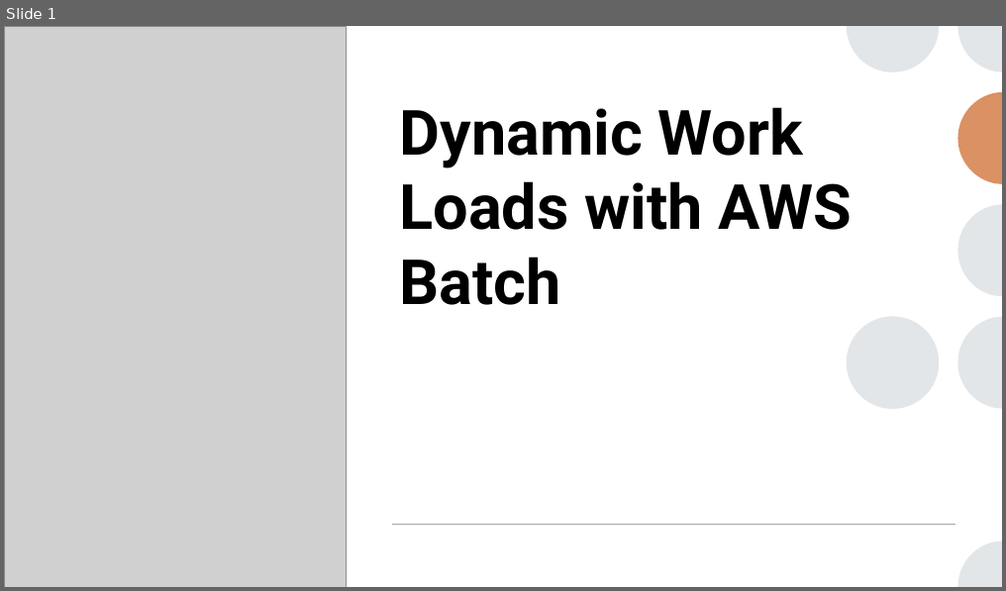
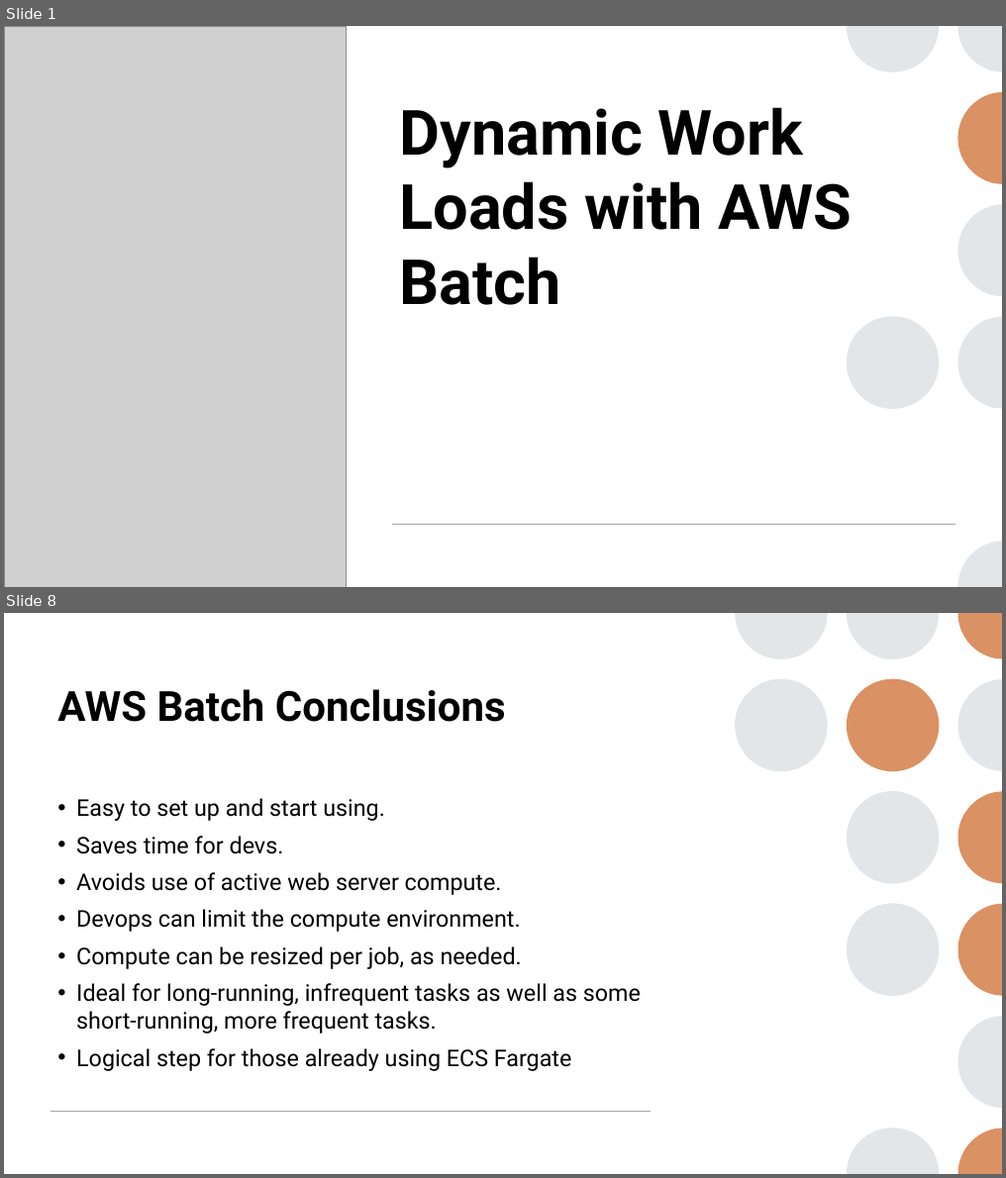
Before and after one commit to krcourville/aws-batch-python-runner, a slide deck: presentation/aws-batch-runner.pptx. Shown one above the other, each under a label of ours: slide 1 before the commit, slides 1 and 8 after it; the slides between them are not shown. The pictures are 1006x591 and 1006x1178 pixels, drawn with LibreOffice and Linux fonts; fonts in the diff are those of the drawing; grey boxes stand for pictures. Boxes give left, top, right and bottom in pixels: in the first picture for what was removed or moved away, otherwise in the second. Text is boxed around its words. In the diff, an @@ line names an element or a change of style, - is before the commit and + after.

```diff
--- a/presentation/aws-batch-runner.pptx
+++ b/presentation/aws-batch-runner.pptx
@@ slide 8 added at (x1=4, y1=613, x2=1002, y2=1174), background #FFFFFF; not listed: 1 template element that a slide beside it also shows @@
@@ group added at (x1=735, y1=613, x2=1002, y2=1174): 8 freeform shapes, 4 ellipses @@
@@ title added at (x1=57, y1=689, x2=506, y2=722), 40 pt, text #000000, bold @@
+AWS Batch Conclusions
@@ text added at (x1=76, y1=798, x2=641, y2=1071), 22.2 pt, text #000000 @@
+• Easy to set up and start using.
+• Saves time for devs.
+• Avoids use of active web server compute.
+• Devops can limit the compute environment.
+• Compute can be resized per job, as needed.
+• Ideal for long-running, infrequent tasks as well as some short-running, more frequent tasks.
+• Logical step for those already using ECS Fargate
@@ line added from (51, 1112) to (650, 1112), #A6A6A6 1 pt @@
```
Also in this commit, not shown: 5 slides changed, 2 other slides added.
